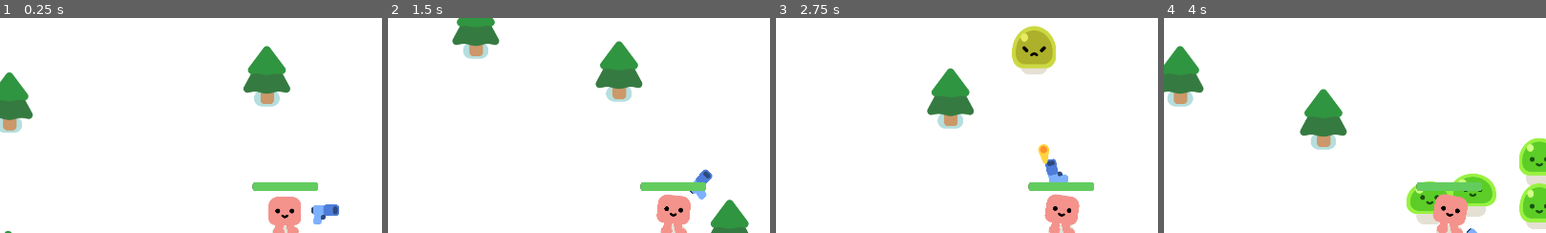
Above: before the commit, frames 1-4 (left to right).
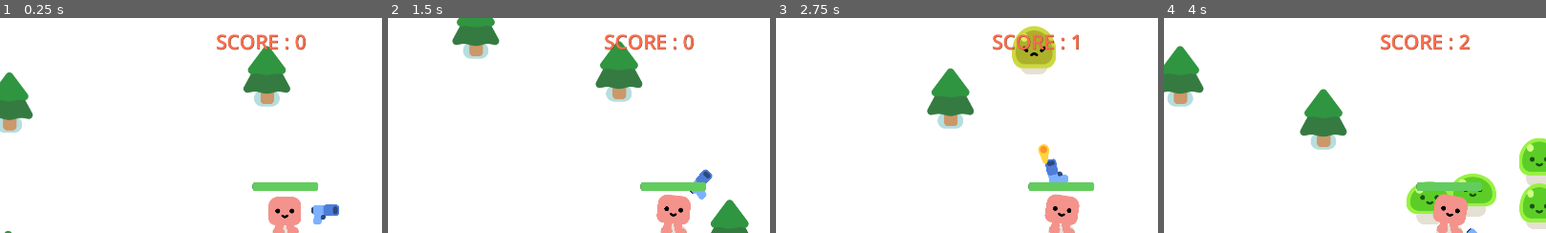
Above: after the commit, the same moments.

Repository: KadirKuruca/VampireSurvivor2D
Game: Godot game, scene res://survivor_game.tscn
Same seed, same stepped clock (60 frames per second), same inputs: the game is played once before the commit and once after it.
Inputs:
- Up to frame 1 (0.25 s): no input
- Up to frame 2 (1.5 s): tap Enter at 0.5 s; hold D (move_right) 0.53-1.28 s; hold S (move_down) from 1.28 s (still down)
- Up to frame 3 (2.75 s): release S (move_down) at 2.03 s; hold D (move_right) from 2.03 s (still down)
- Up to frame 4 (4 s): release D (move_right) at 2.78 s; hold W (move_up) 2.78-3.53 s; hold A (move_left) from 3.53 s (still down)
The pictures show only the part of the screen within x 13-63%, y 0-50%; the shares and areas given below are measured in that part.

The runs differ from the first frame. In frame 1, 0.8% of the frame differs, in the area x 56-80%, y 7-16%; in frame 2, 0.8%; in frame 3, 0.7%; in frame 4, 0.8%.

Commit message:
Add score feature

Diff:
--- a/mob.gd
+++ b/mob.gd
@@ -2,6 +2,7 @@
 
 var health = 3
 @onready var player = get_node("/root/Game/Player")
+signal mob_died
 
 func _ready():
 	%Slime.play_walk()
@@ -17,6 +18,7 @@
 	%Slime.play_hurt()
 
 	if health == 0:
+		mob_died.emit()
 		queue_free()
 		smoke_explosion()
 
--- /dev/null
+++ b/score.tscn
@@ -0,0 +1,20 @@
+[gd_scene format=3 uid="uid://d1mmodxiidc80"]
+
+[node name="Node2D" type="Node2D"]
+
+[node name="Label" type="Label" parent="."]
+unique_name_in_owner = true
+anchors_preset = 15
+anchor_right = 1.0
+anchor_bottom = 1.0
+offset_right = 463.0
+offset_bottom = 118.0
+grow_horizontal = 2
+grow_vertical = 2
+theme_override_colors/font_color = Color(1, 0.431373, 0.305882, 1)
+theme_override_colors/font_shadow_color = Color(0.45098, 0.309804, 0.2, 1)
+theme_override_colors/font_outline_color = Color(0.552941, 0.709804, 0.921569, 1)
+theme_override_font_sizes/font_size = 50
+text = "SCORE : 0"
+horizontal_alignment = 1
+vertical_alignment = 1
--- a/survivor_game.gd
+++ b/survivor_game.gd
@@ -1,9 +1,12 @@
 extends Node2D
+
+var score = 0
 
 func spawn_mob():
 	var new_mob = preload("res://mob.tscn").instantiate()
 	%PathFollow2D.progress_ratio = randf()
 	new_mob.global_position = %PathFollow2D.global_position
+	new_mob.connect("mob_died", _on_mob_died)
 	add_child(new_mob)
 
 func _on_timer_timeout():
@@ -13,3 +16,7 @@
 func _on_player_health_depleted():
 	%GameOver.visible = true
 	get_tree().paused = true
+
+func _on_mob_died():
+	score += 1
+	%Score/Label.text = "SCORE : %d" % score
--- a/survivor_game.tscn
+++ b/survivor_game.tscn
@@ -1,8 +1,10 @@
-[gd_scene load_steps=5 format=3 uid="uid://cfx1ov0ns3jx7"]
+[gd_scene load_steps=7 format=3 uid="uid://cfx1ov0ns3jx7"]
 
 [ext_resource type="Script" path="res://survivor_game.gd" id="1_v2872"]
 [ext_resource type="PackedScene" uid="uid://dxf4oww8dhykx" path="res://player.tscn" id="1_vidf1"]
 [ext_resource type="PackedScene" uid="uid://bk07qww2c4b7m" path="res://pine_tree.tscn" id="2_14qlh"]
+[ext_resource type="PackedScene" uid="uid://7kbqvw2vgeih" path="res://mob.tscn" id="3_052yi"]
+[ext_resource type="PackedScene" uid="uid://d1mmodxiidc80" path="res://score.tscn" id="4_puv2i"]
 
 [sub_resource type="Curve2D" id="Curve2D_q7400"]
 _data = {
@@ -59,6 +61,15 @@
 wait_time = 0.3
 autostart = true
 
+[node name="Mob" parent="." instance=ExtResource("3_052yi")]
+visible = false
+
+[node name="CanvasLayer2" type="CanvasLayer" parent="."]
+
+[node name="Score" parent="CanvasLayer2" instance=ExtResource("4_puv2i")]
+unique_name_in_owner = true
+position = Vector2(667, 0)
+
 [node name="GameOver" type="CanvasLayer" parent="."]
 unique_name_in_owner = true
 visible = false
@@ -91,3 +102,4 @@
 
 [connection signal="health_depleted" from="Player" to="." method="_on_player_health_depleted"]
 [connection signal="timeout" from="Timer" to="." method="_on_timer_timeout"]
+[connection signal="mob_died" from="Mob" to="." method="_on_mob_mob_died"]
